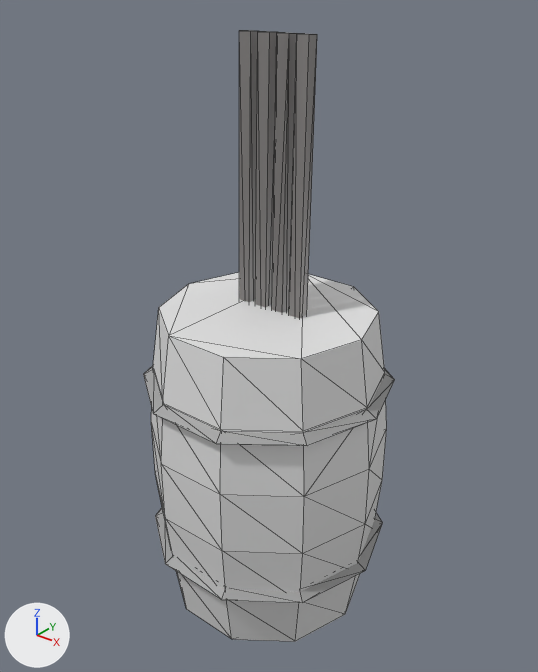
The glTF model assets/models/furniture/barrel_bars.glb as it was, and as the next commit left it.
The view is the same before and after, from a camera (50 mm lens) standing at (1.002, -1.249, 1.507) and looking at (-0.006, 0.011, 0.726). The axes (+X, +Y, +Z) are drawn at lower left. The lights are the same throughout. The picture after the commit comes second. Mesh edges are drawn as thin lines. Vertices at exactly the same position are counted once.

The older version as bpy lines, for what is in view:
```python
me_barrel = bpy.data.meshes.new('barrel')
me_barrel.from_pydata(...)  # 152 vertices, 284 faces; spans x -0.308..0.308, y -0.293..0.293, z 0.0..1.401
# faces by material slot: [116, 120, 48]
me_barrel.materials.append(mat_layer_cladding)
me_barrel.materials.append(mat_layer_iron)
me_barrel.materials.append(mat_layer_iron_001)
ob_barrel = bpy.data.objects.new('barrel', me_barrel)
ob_barrel.location = (0.0, 0.0, 0.0)
```
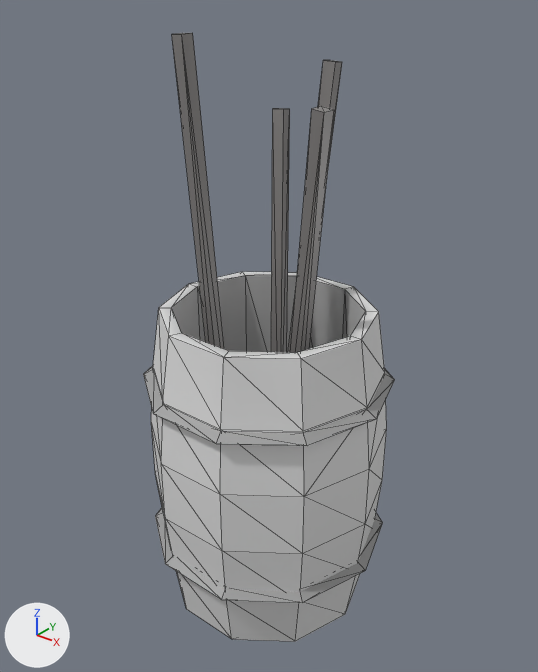
The edits, one by one:
me_barrel is used by ob_barrel; location (0.0, 0.0, 0.0).
me_barrel had 152 vertices, 284 faces and spanned x -0.308..0.308, y -0.293..0.293, z 0.0..1.401.
me_barrel now has 172 vertices, 324 faces and spans x -0.308..0.308, y -0.293..0.293, z 0.0..1.401.
me_barrel part 1: the loose piece of 8 vertices spanning x 0.044..0.096, y -0.016..0.066, z 0.399..1.401 is deleted.
me_barrel part 2: the loose piece of 8 vertices spanning x -0.056..-0.004, y -0.016..0.066, z 0.399..1.401 is deleted.
me_barrel part 3: the loose piece of 8 vertices spanning x -0.106..-0.054, y -0.016..0.066, z 0.399..1.401 is deleted.
me_barrel part 4: the loose piece of 8 vertices spanning x -0.006..0.046, y -0.016..0.066, z 0.399..1.401 is deleted.
Part 5, on me_barrel:
8 faces are deleted.
34 vertices are added at x -0.228..0.228, y -0.217..0.217, z 0.25..1.4.
10 new vertices lie (0.0, 0.0, 0.55) away from vertices in x -0.228..0.228, y -0.217..0.217, z 0.25.
8 new vertices lie (0.001, 0.03, 0.001) away from vertices in x -0.155..0.194, y -0.116..-0.034, z 0.268..1.4.
48 new faces join them, mat_layer_cladding.
48 new faces join them, mat_layer_iron_001.

Pixel boxes [x1, y1, x2, y2] of what changed, in the pictures (538 x 672 px):
'barrel', reshaped: before [143, 30, 395, 642]; after [143, 33, 395, 642]
part 1 of me_barrel, deleted: before [289, 34, 317, 318]
part 2 of me_barrel, deleted: before [255, 31, 277, 308]
part 3 of me_barrel, deleted: before [239, 30, 258, 302]
part 4 of me_barrel, deleted: before [272, 32, 297, 313]
part 5 of me_barrel, reshaped: before [159, 272, 379, 359]; after [159, 33, 379, 359]
